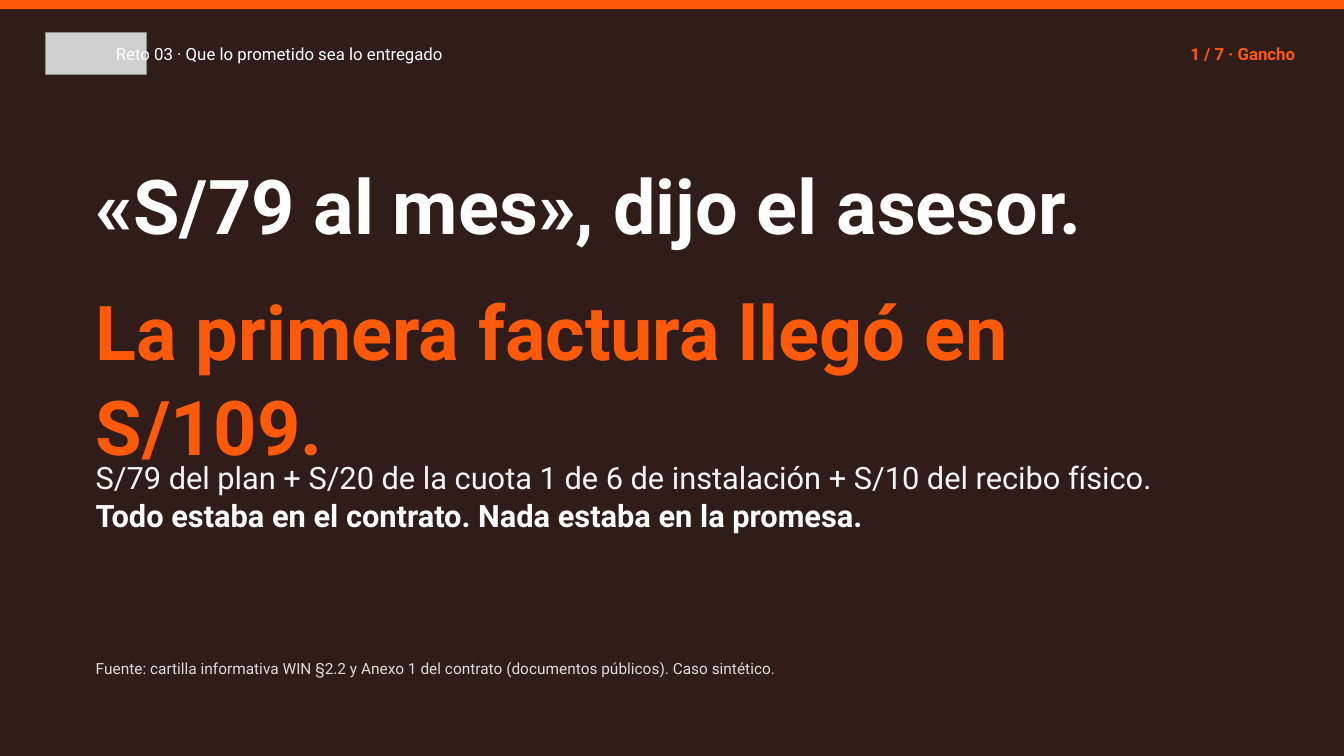
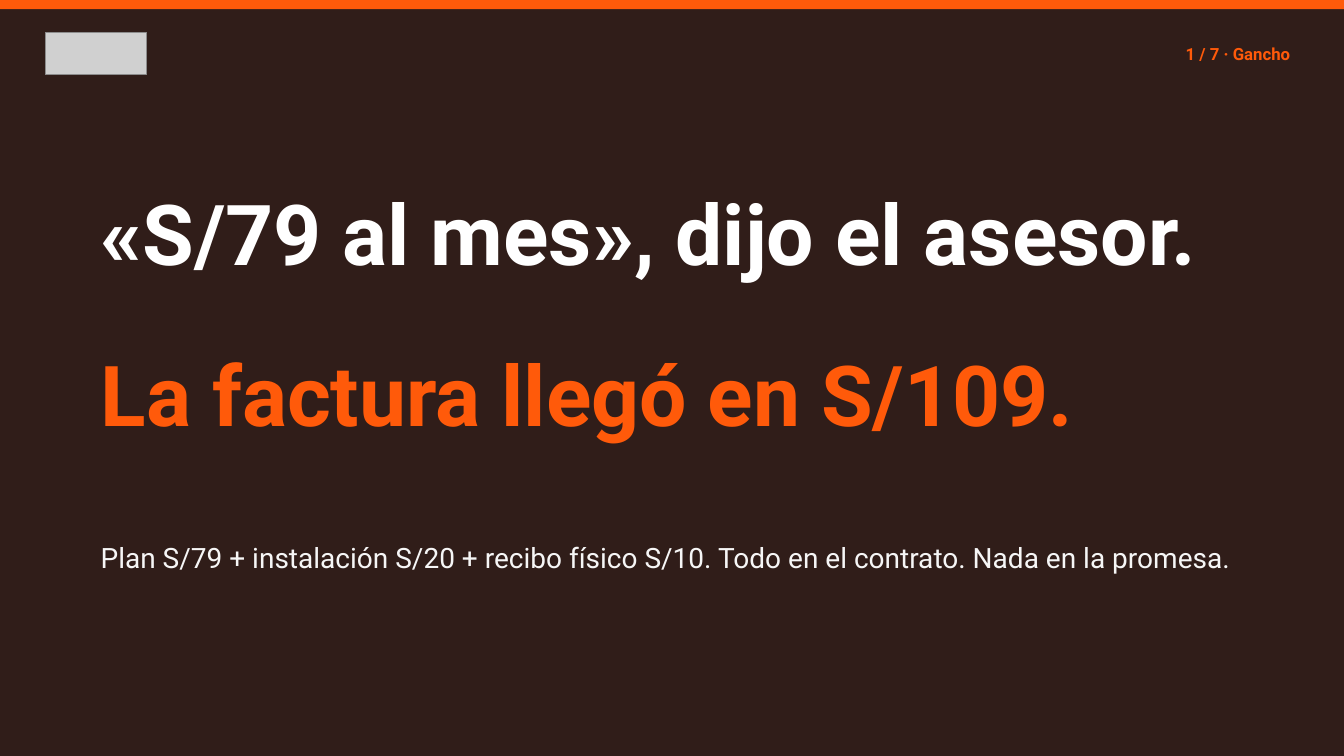
Before and after one commit to MccFlurry/firme, a slide deck: slide 1 of docs/pitch/WIN-Reto03-Pitch-3min.pptx. Drawn at 1344x756 pixels with LibreOffice and Linux fonts; fonts in the diff are those of the drawing; grey boxes stand for pictures. Boxes give left, top, right and bottom in pixels: in the first picture for what was removed or moved away, otherwise in the second. Text is boxed around its words. In the diff, an @@ line names an element or a change of style, - is before the commit and + after.

```diff
--- a/docs/pitch/WIN-Reto03-Pitch-3min.pptx
+++ b/docs/pitch/WIN-Reto03-Pitch-3min.pptx
@@ text removed at bbox=[116, 45, 443, 65] @@
-Reto 03 · Que lo prometido sea lo entregado
@@ text "1 / 7 · Gancho": place and size @@
-text "1 / 7 · Gancho" at bbox=[1190, 47, 1295, 60]
+text "1 / 7 · Gancho" at bbox=[1186, 47, 1290, 60]
@@ text "«S/79 al mes», dijo el ...": place and size @@
-text "«S/79 al mes», dijo el ..." at bbox=[96, 177, 1082, 250]
+text "«S/79 al mes», dijo el ..." at bbox=[101, 202, 1196, 283]
@@ text "«S/79 al mes», dijo el ..." at bbox=[101, 202, 1196, 283]: size 54 to 60 pt @@
@@ text at bbox=[101, 362, 1073, 444]: text changed; size 54 to 60 pt @@
-La primera factura llegó en S/109.
+La factura llegó en S/109.
@@ text at bbox=[101, 546, 1229, 574]: text changed; size 22 to 20 pt @@
-S/79 del plan + S/20 de la cuota 1 de 6 de instalación + S/10 del recibo físico.
-Todo estaba en el contrato. Nada estaba en la promesa.
+Plan S/79 + instalación S/20 + recibo físico S/10. Todo en el contrato. Nada en la promesa.
@@ text removed at bbox=[96, 662, 775, 678] @@
-Fuente: cartilla informativa WIN §2.2 y Anexo 1 del contrato (documentos públicos). Caso sintético.
```
Also in this commit, not shown: 6 other slides changed, 2 slides added, 1 slide removed.
